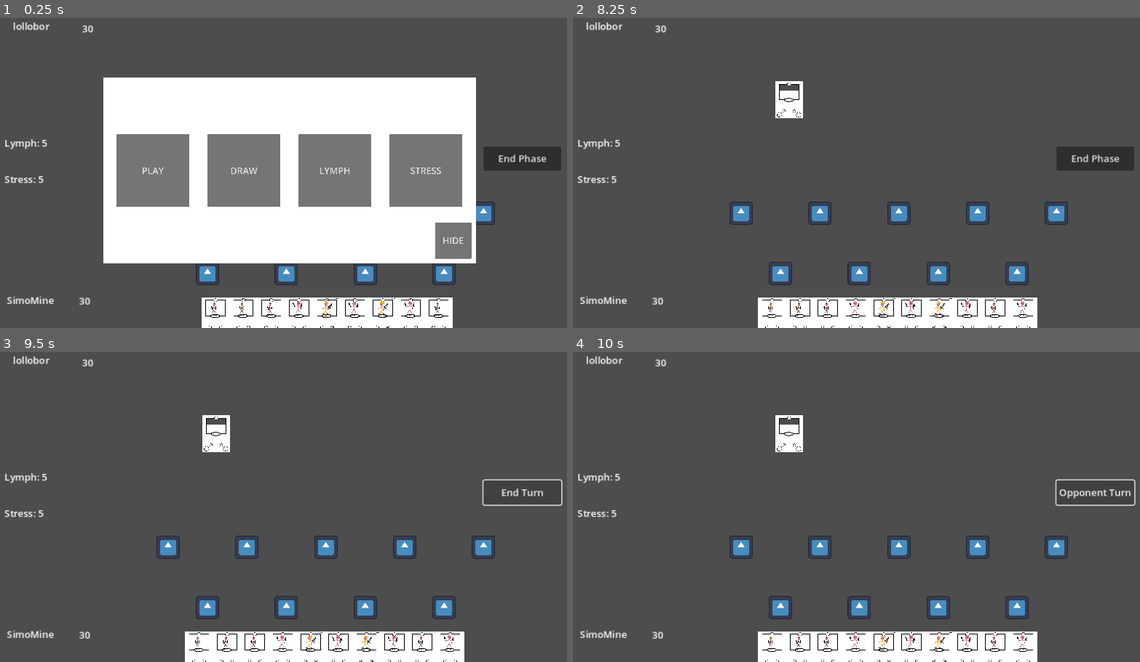
Above: before the commit, frames 1-4 (two rows, left to right).
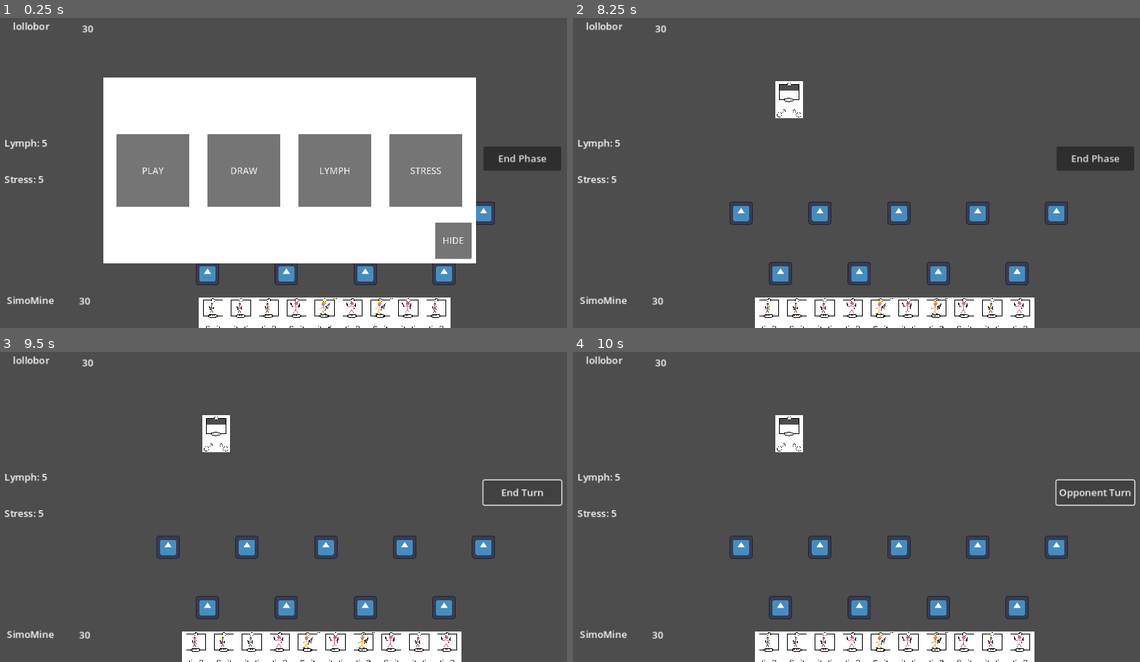
Above: after the commit, the same moments.

Repository: lollo004/gokard
Game: Godot game, scene res://Scenes/MainScene.tscn
Two runs of this game, one before a commit and one after it. Both use one fixed random seed, a clock stepped at 60 frames per second and the inputs below. The engine's default icon, where the game draws it, is replaced by a stand-in: a white triangle on a blue panel in a dark square.
Inputs (mouse positions are in pixels of both pictures, inside the frame that each line leads up to):
- Up to frame 1 (0.25 s): no input
- Up to frame 2 (8.25 s): click "PLAY" at 0.5 s; click "End Phase" at 1.25 s; click "End Turn" at 2 s; click "Opponent Turn" at 2.75 s; click "Opponent Turn" at 3.5 s; click "PLAY" at 4.25 s; click "End Phase" at 5 s; click "End Turn" at 5.75 s; click "Opponent Turn" at 6.5 s; tap Enter at 7.25 s; move the mouse to (788, 98) at 7.27 s; click (788, 98) at 7.35 s; click "DRAW" at 8 s
- Up to frame 3 (9.5 s): click "End Phase" at 8.75 s
- Up to frame 4 (10 s): click "End Turn" at 9.5 s

The runs differ from the first frame. In frame 1, 0.7% of the frame differs, in the area x 35-80%, y 90-100%; in frame 2, 0.8%, in the area x 32-82%, y 90-100%; in frame 3, 0.8%; in frame 4, 0.8%.

Commit message:
progress made in attack system now avaible only for player but correctly working, and first ideas attack management by singular card

Diff:
--- a/Scripts/Card.gd
+++ b/Scripts/Card.gd
@@ -58,6 +58,7 @@
 
 var actionDuringDefense : String = "" # The action that has been choosen to do when the defending turn is finished (defende - special)
 var isBlockedByAbility : bool = false # Variable to check if the card defended or uses special
+var hasAbilityBeenUsedThisTurn : bool = false # Variable to check if the card defended or uses special
 
 ### MAIN EVENTS ###
 
@@ -227,29 +228,42 @@
 
 func isDefenseOk(who, what : String): # Fuction called when you choose what to do with a defender card
 	if who == self:
-		if what != "":
+		if what == "defende" or what == "special":
 			isChooseDone = true
+			hasAbilityBeenUsedThisTurn = true
 			actionDuringDefense = what
 		else:
 			isChooseDone = false
+			hasAbilityBeenUsedThisTurn = false
+			actionDuringDefense = ""
 		isChoosingToDefend = false
 
 
-func DefenseDone(who, flag : bool): # Function used to communicate with the card if he defended or not
-	if who == self:
-		pass
-
-
-func onTurnBegin(who): # Function called on turn start (who = player / enemy)
-	if Team == who:
+func onTurnBegin(team): # Function called on turn start (team = player / enemy)
+	if Team == team:
 		if Location == "field":
 			isFirstTurn = false
+			isTargetSelected = false #attack
+			isChooseDone = false #defense
 
 		if actionDuringDefense == "defende": #Toggle the block on turn start
 			isBlockedByAbility = false
-
-
-func onPhaseBegin(who): # Function called on attack phase start (who = player / enemy)
-	if Team == who:
-		if actionDuringDefense == "special": #Toggle the block on phase start
+			hasAbilityBeenUsedThisTurn = false
+
+
+func onPhaseBegin(team): # Function called on attack phase start (team = player / enemy)
+	if Team == team:
+		if actionDuringDefense == "special" and not hasAbilityBeenUsedThisTurn: #Toggle the block on phase start
 			isBlockedByAbility = false
+		if actionDuringDefense == "special" and hasAbilityBeenUsedThisTurn: #Use special ability
+			isBlockedByAbility = true
+			hasAbilityBeenUsedThisTurn = false
+			print("special") # use special
+
+
+func AttackEnemy(enemy): # Function called when the card has to attack another one
+	pass
+
+
+func ProtectByEnemy(enemy): # Function called when the card has to defende by another one
+	pass
--- a/Scripts/GameController.gd
+++ b/Scripts/GameController.gd
@@ -147,9 +147,9 @@
 	for item in player_hand:
 		i += 1
 		if len(player_hand) % 2 == 0:
-			item.global_position = Vector2((540 - ((len(player_hand) / 2) * 47)) + (46*i), 520)
+			item.global_position = Vector2((540 - ((len(player_hand) / 2) * 48)) + (46*i), 520)
 		else:
-			item.global_position = Vector2((520 - (((len(player_hand) - 1) / 2) * 47)) + (46*i), 520)
+			item.global_position = Vector2((520 - (((len(player_hand) - 1) / 2) * 48)) + (46*i), 520)
 
 func ShuffleDeck():
 	player_deck.shuffle()
@@ -189,6 +189,7 @@
 
 			while player_attacks.size() > enemy_defends.size():
 				var first_obj = true
+
 				for i in player_attacks: #iterate all the attackers
 					if first_obj:
 						slowests.append(i)
@@ -201,11 +202,14 @@
 					first_obj = false
 
 				targets.append(player_attacks[slowests[-1]]) #remember his target
-				player_attacks.erase(slowests) #remove the slowest (it will be the last attacker)
+				player_attacks.erase(slowests[-1]) #remove the slowest (it will be the last attacker)
 
 			EnemyDefense()
 
 			var x = 0
+			slowests.reverse()
+			targets.reverse()
+
 			while x < len(slowests):
 				Fight(slowests[x], targets[x])
 				x += 1
@@ -264,6 +268,8 @@
 
 func Fight(attacker, defender):
 	print("Fight --> " + attacker.Name + " vs " + defender.Name)
+	attacker.AttackEnemy(defender)
+	defender.ProtectByEnemy(attacker)
 
 # Management #
 
Not shown, changed: TODO.txt
